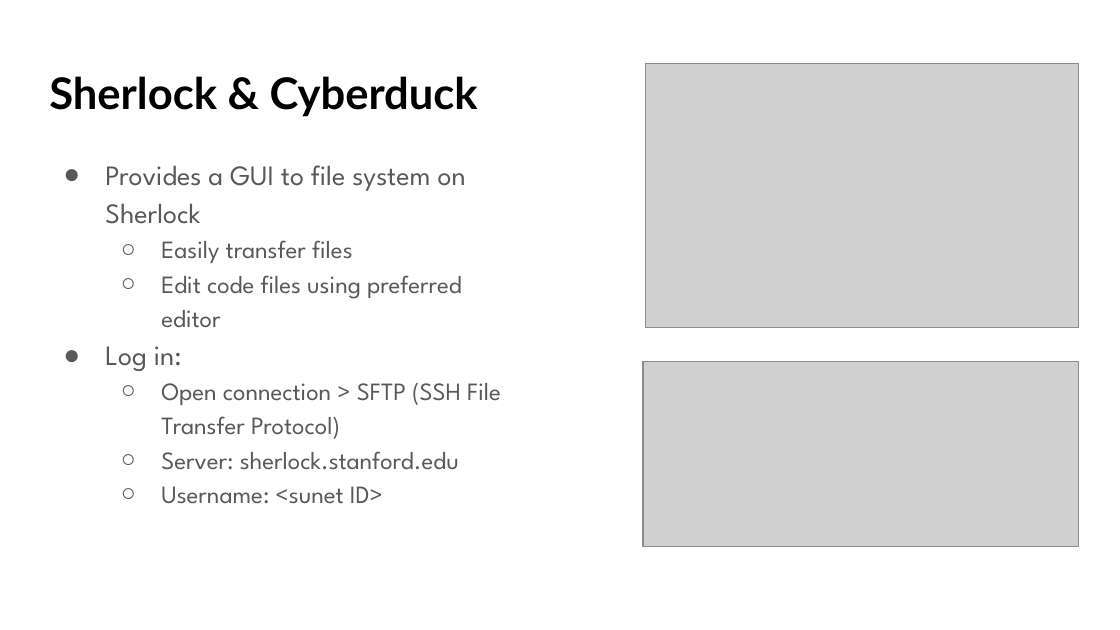
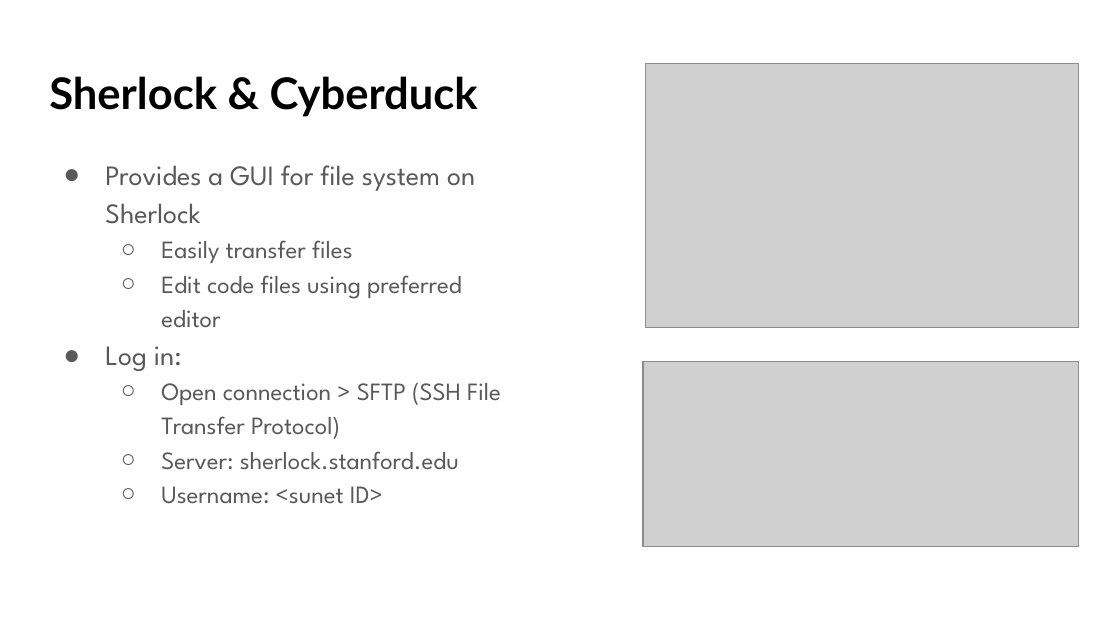
Before and after one commit to sofiaaj/sg_workshop, a slide deck: slide 21 of Safegraph meeting (04_11).pptx. Drawn at 1120x630 pixels with LibreOffice and Linux fonts; fonts in the diff are those of the drawing; grey boxes stand for pictures. Boxes give left, top, right and bottom in pixels: in the first picture for what was removed or moved away, otherwise in the second. Text is boxed around its words. In the diff, an @@ line names an element or a change of style, - is before the commit and + after.

```diff
--- a/Safegraph meeting (04_11).pptx
+++ b/Safegraph meeting (04_11).pptx
@@ text at (105, 165, 475, 224): text changed @@
-● Provides a GUI to file system on Sherlock
+● Provides a GUI for file system on Sherlock
```
Also in this commit, not shown: 4 other slides changed, 2 other files.
